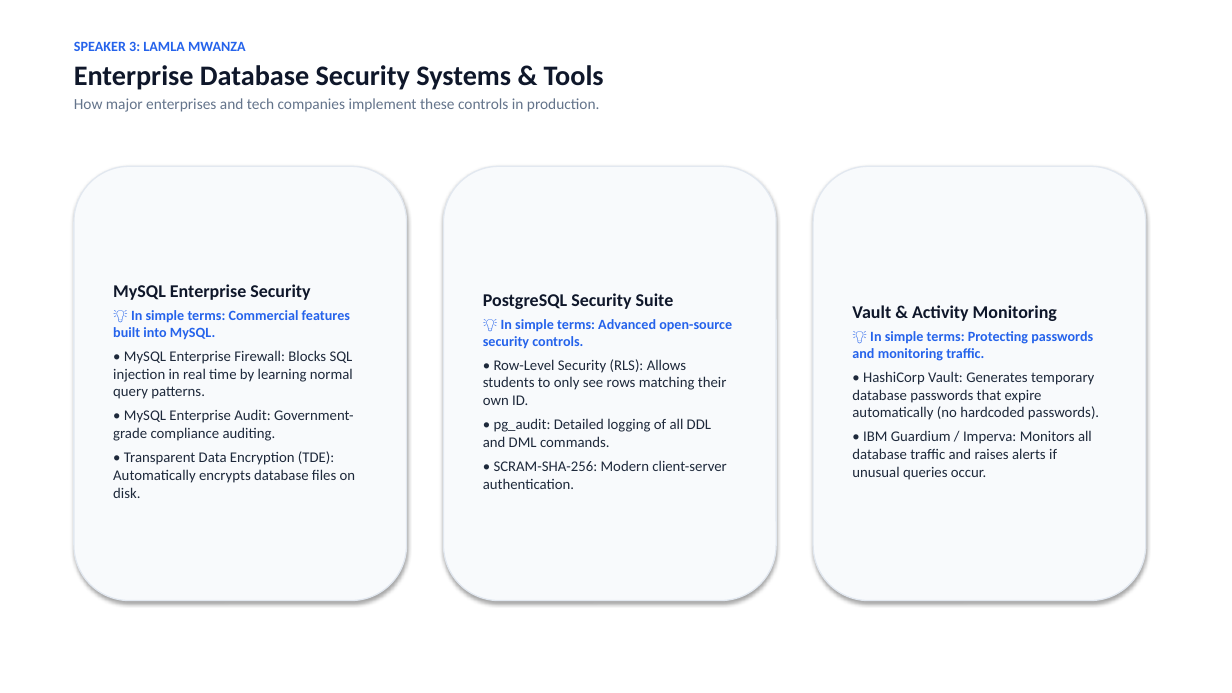
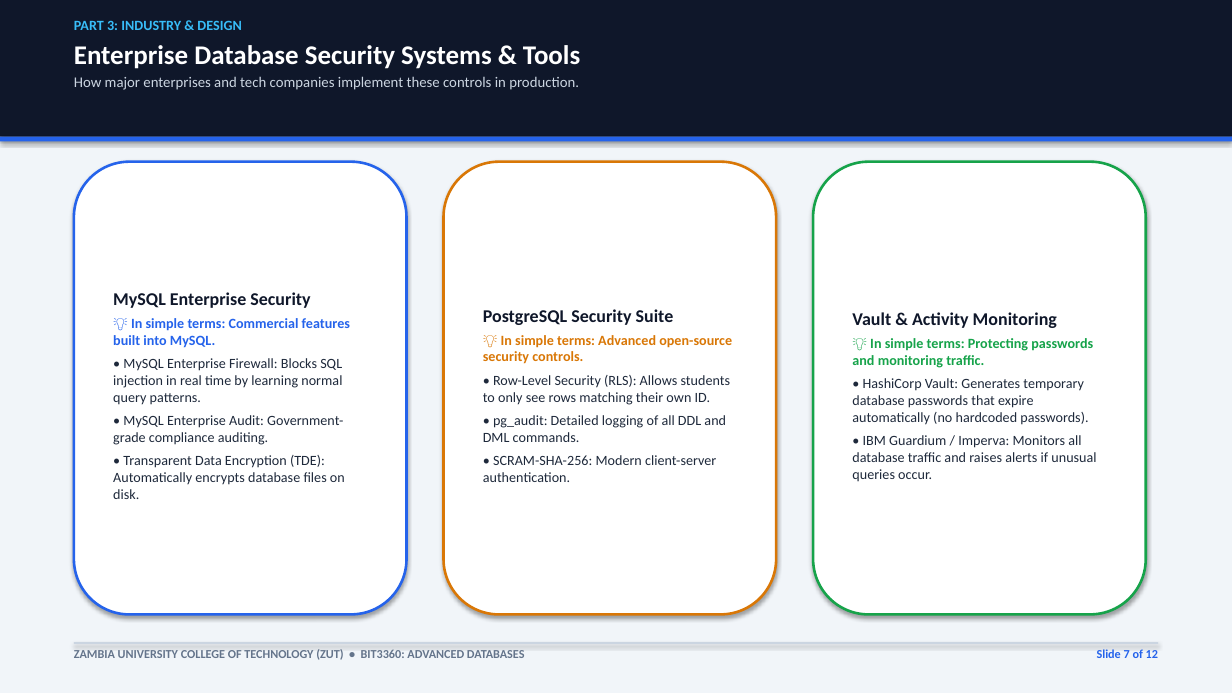
Before and after one commit to comfortpenyengwe-afk/ADA-assignment-for-the-ohns, a slide deck: slide 7 of BIT3360_Database_Security_Presentation.pptx. Drawn at 1232x693 pixels with LibreOffice and Linux fonts; fonts in the diff are those of the drawing. Boxes give left, top, right and bottom in pixels: in the first picture for what was removed or moved away, otherwise in the second. Text is boxed around its words. In the diff, an @@ line names an element or a change of style, - is before the commit and + after.

Commit message:
Enhance presentation design with refined card and header color scheme

```diff
--- a/BIT3360_Database_Security_Presentation.pptx
+++ b/BIT3360_Database_Security_Presentation.pptx
@@ rectangle added at bbox=[0, 0, 1232, 693], fill #F1F5F9 @@
@@ rectangle added at bbox=[0, 0, 1232, 137], fill #0F172A @@
@@ text at bbox=[74, 20, 241, 30]: text changed; text colour #2563EB to #38BDF8 @@
-SPEAKER 3: LAMLA MWANZA
+PART 3: INDUSTRY & DESIGN
@@ text "PART 3: INDUSTRY & DESIGN": place and size @@
-text "PART 3: INDUSTRY & DESIGN" at bbox=[74, 41, 604, 112]
+text "PART 3: INDUSTRY & DESIGN" at bbox=[74, 20, 580, 90]
@@ text at bbox=[74, 45, 580, 90]: size 22 to 21 pt, text colour #0F172A to #FFFFFF in "Enterprise Database Security Systems & Tools"; size 12 to 11.5 pt, text colour #64748B to #CBD5E1 in "How major enterprises and tech companies implement ..." @@
@@ rectangle added at bbox=[0, 137, 1232, 141], fill #2563EB @@
@@ rounded rectangle "MySQL Enterprise Security": place and size @@
-rounded rectangle "MySQL Enterprise Security" at bbox=[74, 166, 407, 601]
+rounded rectangle "MySQL Enterprise Security" at bbox=[74, 162, 407, 615]
@@ rounded rectangle "MySQL Enterprise Security" at bbox=[74, 162, 407, 615]: fill #F8FAFC to #FFFFFF; outline #E2E8F0 1 pt to #2563EB 2 pt @@
@@ rounded rectangle "PostgreSQL Security Suite": place and size @@
-rounded rectangle "PostgreSQL Security Suite" at bbox=[444, 166, 776, 601]
+rounded rectangle "PostgreSQL Security Suite" at bbox=[444, 162, 776, 615]
@@ rounded rectangle "PostgreSQL Security Suite" at bbox=[444, 162, 776, 615]: fill #F8FAFC to #FFFFFF; outline #E2E8F0 1 pt to #D97706 2 pt @@
@@ rounded rectangle "Vault & Activity Monitoring": place and size @@
-rounded rectangle "Vault & Activity Monitoring" at bbox=[813, 166, 1146, 601]
+rounded rectangle "Vault & Activity Monitoring" at bbox=[813, 162, 1146, 615]
@@ rounded rectangle "Vault & Activity Monitoring" at bbox=[813, 162, 1146, 615]: fill #F8FAFC to #FFFFFF; outline #E2E8F0 1 pt to #16A34A 2 pt @@
@@ text in rounded rectangle at bbox=[113, 358, 345, 499]: size 11.5 to 11 pt in "• MySQL Enterprise Firewall: Blocks SQL injection ...", "• MySQL Enterprise Audit: Government-grade compliance auditi ...", "• Transparent Data Encryption (TDE): Automatically encrypts ..." @@
@@ text in rounded rectangle at bbox=[483, 335, 732, 482]: text colour #2563EB to #D97706 in "💡 In simple terms: Advanced open-source security ..."; size 11.5 to 11 pt in "• Row-Level Security (RLS): Allows students to ...", "• pg_audit: Detailed logging of all DDL ...", "• SCRAM-SHA-256: Modern client-server authentication." @@
@@ text in rounded rectangle at bbox=[852, 338, 1096, 482]: text colour #2563EB to #16A34A in "💡 In simple terms: Protecting passwords and ..."; size 11.5 to 11 pt in "• HashiCorp Vault: Generates temporary database passwords ...", "• IBM Guardium / Imperva: Monitors all ..." @@
@@ rectangle added at bbox=[74, 642, 1158, 644], fill #CBD5E1 @@
@@ text added at bbox=[74, 649, 525, 660], 9.5 pt, text #64748B, bold @@
+ZAMBIA UNIVERSITY COLLEGE OF TECHNOLOGY (ZUT) • BIT3360: ADVANCED DATABASES
@@ text added at bbox=[1097, 649, 1158, 658], 9.5 pt, text #2563EB, bold @@
+Slide 7 of 12
```
Also in this commit, not shown: 11 other slides changed, 3 other files.
